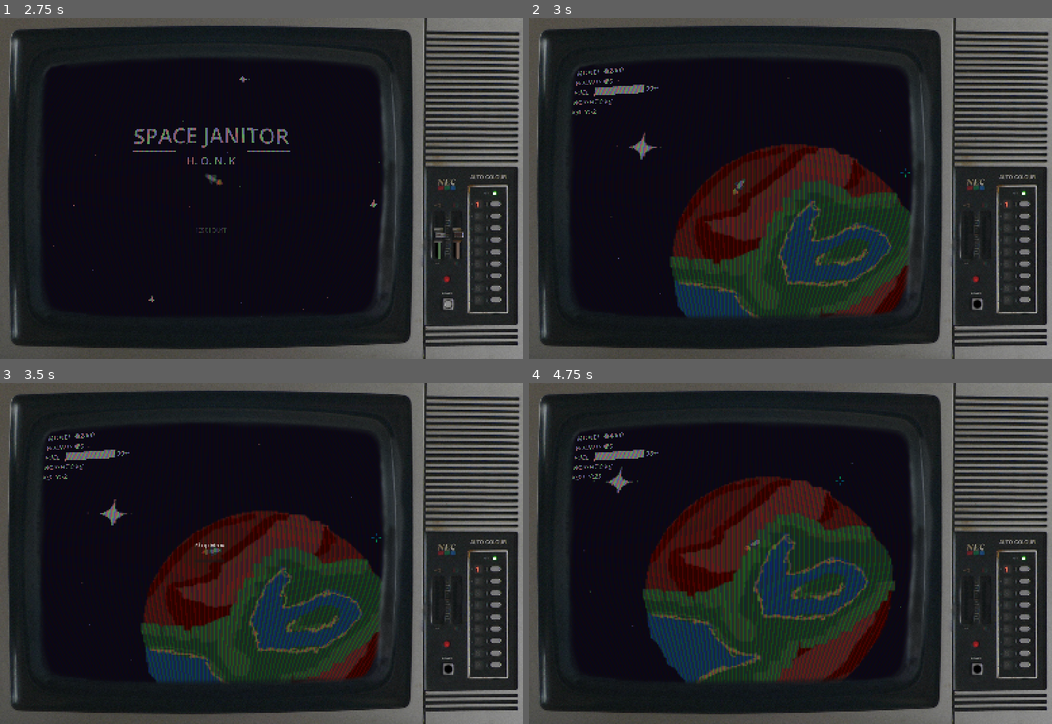
Above: before the commit, frames 1-4 (two rows, left to right).
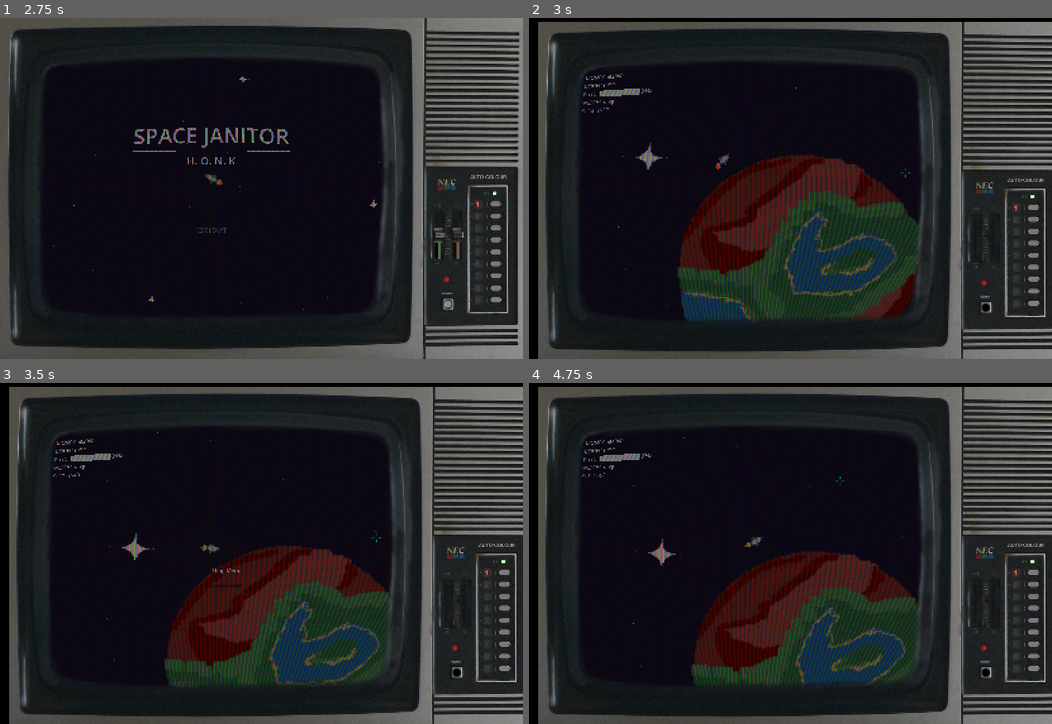
Above: after the commit, the same moments.

Repository: RedNinja17/8bitgamejam2026
Game: Godot game, scene res://scenes/title_screen.tscn
The game is run twice, just before and just after one commit, with the same random seed, the same clock (stepped at 60 frames per second) and the same inputs.
Inputs (mouse positions are in pixels of both pictures, inside the frame that each line leads up to):
- Up to frame 1 (2.75 s): click (449, 304) at 0.5 s; click (449, 304) at 1.25 s; click (449, 304) at 2 s
- Up to frame 2 (3 s): tap Enter (ui_accept) at 2.75 s; move the mouse to (905, 171) at 2.77 s; tap M at 2.85 s; click (905, 171) at 2.92 s
- Up to frame 3 (3.5 s): tap Enter (ui_accept) at 3.02 s; tap G at 3.05 s
- Up to frame 4 (4.75 s): drag from (685, 570) to (764, 621) at 3.52 s; move the mouse to (842, 478) at 4.27 s; tap M at 4.35 s; click (842, 478) at 4.42 s; tap G at 4.55 s

Frame 1 is identical in both runs. In frame 2, 30% of the frame differs, in the area x 0-100%, y 0-100%; in frame 3, 37%; in frame 4, 45%.

Commit message:
Fixed HUD (made a direct node in scene), cleaned up duplicates and old merge conflicts, and labeled areas of improvement

Diff:
--- a/space-game/project.godot
+++ b/space-game/project.godot
@@ -23,6 +23,7 @@
 [autoload]
 
 GlobalMusic="*uid://b1tew1ntmexx8"
+Cursor="*uid://dy8rvlhuvr4tc"
 GameState="*uid://ceaioy5sbmevk"
 
 [display]
--- a/space-game/scenes/game.tscn
+++ b/space-game/scenes/game.tscn
@@ -20,6 +20,9 @@
 shader_parameter/crt_grid = 0.4
 shader_parameter/crt_white_noise = 0.0
 shader_parameter/crt_curve = 0.05
+
+[sub_resource type="CircleShape2D" id="CircleShape2D_et6nl"]
+radius = 125.035995
 
 [node name="Game" type="Node2D" unique_id=445903223]
 script = ExtResource("1_iywne")
@@ -76,37 +79,50 @@
 [node name="HUD" type="CanvasLayer" parent="SubViewportContainer/SubViewport" unique_id=1081647808]
 script = ExtResource("8_0tnpc")
 
-[node name="StaticBody2D" type="StaticBody2D" parent="SubViewportContainer/SubViewport" unique_id=232663131]
+[node name="Readout" type="Label" parent="SubViewportContainer/SubViewport/HUD" unique_id=771389754]
+offset_right = 65.0
+offset_bottom = 49.0
+offset_transform_enabled = true
+offset_transform_position = Vector2(90, 70)
+text = "Readout
+"
+metadata/_edit_lock_ = true
+
+[node name="Planet" type="StaticBody2D" parent="SubViewportContainer/SubViewport" unique_id=232663131]
 position = Vector2(50, 75)
 
-[node name="Sprite2D" type="Sprite2D" parent="SubViewportContainer/SubViewport/StaticBody2D" unique_id=395998483]
+[node name="Sprite2D" type="Sprite2D" parent="SubViewportContainer/SubViewport/Planet" unique_id=395998483]
 scale = Vector2(1.5, 1.5)
 texture = ExtResource("10_dinhu")
 
-[node name="ShopMenu" type="CanvasLayer" parent="SubViewportContainer" unique_id=73955093]
+[node name="CollisionShape2D" type="CollisionShape2D" parent="SubViewportContainer/SubViewport/Planet" unique_id=276776758]
+shape = SubResource("CircleShape2D_et6nl")
+
+[node name="ShopMenu" type="CanvasLayer" parent="SubViewportContainer/SubViewport" unique_id=73955093]
 script = ExtResource("9_vtaks")
 
-[node name="VBoxContainer" type="VBoxContainer" parent="SubViewportContainer/ShopMenu" unique_id=1217967230]
+[node name="VBoxContainer" type="VBoxContainer" parent="SubViewportContainer/SubViewport/ShopMenu" unique_id=1217967230]
 offset_left = 578.0
 offset_top = 470.0
 offset_right = 666.0
 offset_bottom = 535.0
 
-[node name="Title" type="Label" parent="SubViewportContainer/ShopMenu/VBoxContainer" unique_id=281036564]
+[node name="Title" type="Label" parent="SubViewportContainer/SubViewport/ShopMenu/VBoxContainer" unique_id=281036564]
 layout_mode = 2
 text = "Shop Menu
 "
 
-[node name="Close" type="Button" parent="SubViewportContainer/ShopMenu/VBoxContainer" unique_id=1426755996]
+[node name="Close" type="Button" parent="SubViewportContainer/SubViewport/ShopMenu/VBoxContainer" unique_id=1426755996]
 layout_mode = 2
 
-[node name="ScrollContainer" type="ScrollContainer" parent="SubViewportContainer/ShopMenu/VBoxContainer" unique_id=1145982994]
+[node name="ScrollContainer" type="ScrollContainer" parent="SubViewportContainer/SubViewport/ShopMenu/VBoxContainer" unique_id=1145982994]
 layout_mode = 2
 
-[node name="ItemList" type="ItemList" parent="SubViewportContainer/ShopMenu/VBoxContainer/ScrollContainer" unique_id=7087674]
+[node name="ItemList" type="ItemList" parent="SubViewportContainer/SubViewport/ShopMenu/VBoxContainer/ScrollContainer" unique_id=7087674]
 layout_mode = 2
 
-[node name="Sprite2D" type="Sprite2D" parent="." unique_id=520134413]
+[node name="TV" type="Sprite2D" parent="." unique_id=520134413]
 texture_filter = 6
+position = Vector2(26, 10)
 texture = ExtResource("6_p57ef")
 centered = false
--- a/space-game/scenes/planet.gd
+++ b/space-game/scenes/planet.gd
@@ -3,7 +3,6 @@
 var player_in_range: bool = false
 var player_ref: Node2D = null
 
-const SHOP_SCENE: PackedScene = preload("res://scripts/shop_menu.gd")
 
 # Called when the node enters the scene tree for the first time.
 func _ready() -> void:
@@ -26,11 +25,11 @@
 
 func _unhandled_input(event: InputEvent) -> void:
 
-	if get_tree().root.has_node("ShopMenu"):
+	if !get_tree().root.has_node("ShopMenu"):
 		return
 
 	var shop_node = get_tree().root.find_child("ShopMenu", true, false)
 
-	if shop_node and shop_node.has_method("setup_shop"):
-		shop_node.visible = true
-		shop_node.setup_shop(player_ref)
+	if event is InputEventMouseButton and event.button_index == MOUSE_BUTTON_RIGHT and event.pressed and player_in_range:
+			shop_node.visible = true
+			shop_node.setup_shop(player_ref)
--- a/space-game/scripts/planet.gd
+++ /dev/null
@@ -1,30 +0,0 @@
-extends StaticBody2D
-
-var player_in_range: bool = false
-var player_ref: Node2D = null
-
-# Called when the node enters the scene tree for the first time.
-func _ready() -> void:
-	pass # Replace with function body.
-
-
-# Called every frame. 'delta' is the elapsed time since the previous frame.
-func _process(delta: float) -> void:
-	pass
-
-func _on_body_entered(body: Node2D) -> void:
-	if body.is_in_group("player"):
-		player_in_range = true
-		player_ref = body
-
-func _on_body_exited(body: Node2D) -> void:
-	if body.is_in_group("player"):
-		player_in_range = false
-		player_ref = null
-
-func _unhandled_input(event: InputEvent) -> void:
-	if player_in_range and event is InputEventKey and Input.is_mouse_button_pressed(MOUSE_BUTTON_RIGHT):
-			var shop_node = get_tree().root.find_child("ShopMenu", true, false)
-			if shop_node and shop_node.has_method("setup_shop"):
-				shop_node.visible = true
-				shop_node.setup_shop(player_ref)
--- a/space-game/scripts/shop_menu.gd
+++ b/space-game/scripts/shop_menu.gd
@@ -20,9 +20,10 @@
 				open_shop_debug()
 		elif event.keycode == KEY_H:
 			_sell_everything()
+		#DEBUG - DELETE ME
 		elif event.keycode == KEY_M:
 			GameState.add_money(2000)
-			print("granted money. total: ₴", GameState.money)
+			print("DEBUG: Granted money. Total: ₴", GameState.money)
 			if visible:
 				_refresh_list()
 		elif event.keycode == KEY_R:
@@ -38,7 +39,7 @@
 				_buy_upgrade(ids[idx])
 
 func open_shop_debug() -> void:
-	print("--- DEBUG: G Key Pressed ---")
+	print("DEBUG: G Key Pressed")
 	if player_ref == null:
 		player_ref = get_tree().get_first_node_in_group("player")
 	if player_ref != null:
@@ -50,10 +51,10 @@
 func _refuel() -> void:
 	const REFUEL_COST := 1000.0
 	if GameState.fuel.fraction() >= 1.0:
-		print("R: tank already full")
+		print("R: Tank already full")
 		return
 	if GameState.money < REFUEL_COST:
-		print("R: not enough money to refuel (need ₴", REFUEL_COST, ")")
+		print("R: Not enough money to refuel (need ₴", REFUEL_COST, ")")
 		return
 	GameState.money -= REFUEL_COST
 	GameState.fuel.refuel_full()
@@ -82,7 +83,8 @@
 		var inventory: Array = player_ref.return_inventory()
 		if inventory.is_empty():
 			var empty := Label.new()
-			empty.text = "Cargo hold empty. [H] sell all"
+			print("DEBUG: Cargo hold empty.")
+			empty.text = "[H] Sell all"
 			item_container.add_child(empty)
 		else:
 			for entry in inventory:
Not shown, removed: space-game/scripts/planet.gd.uid
